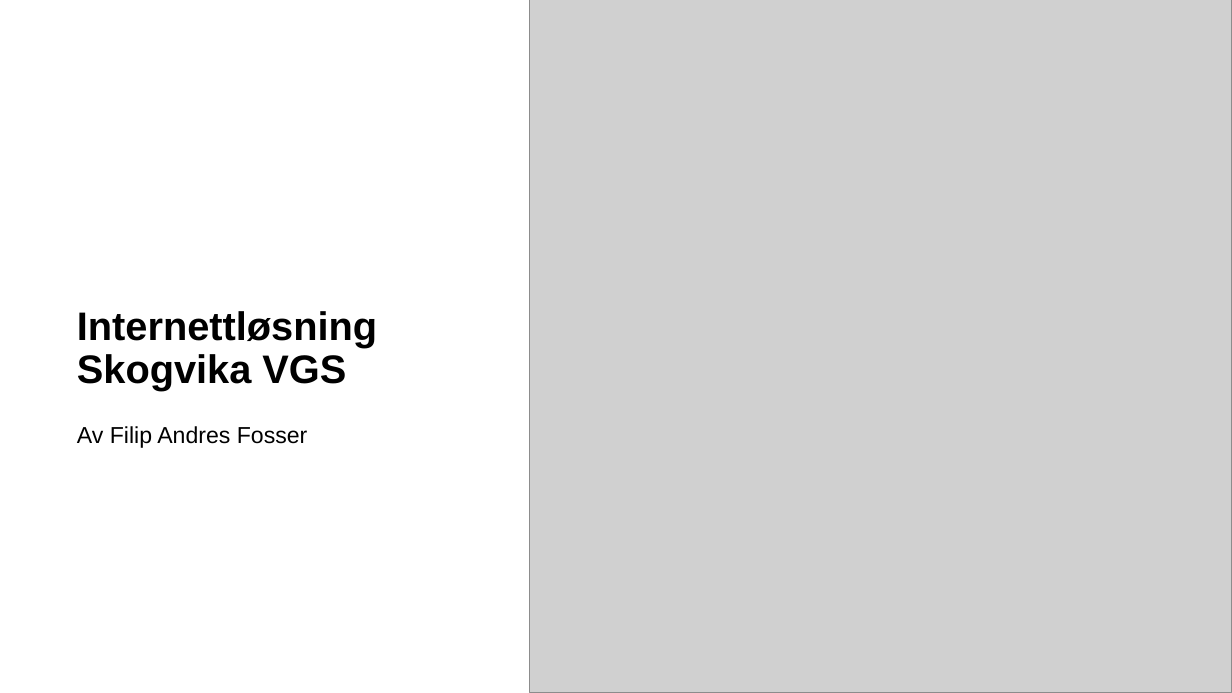
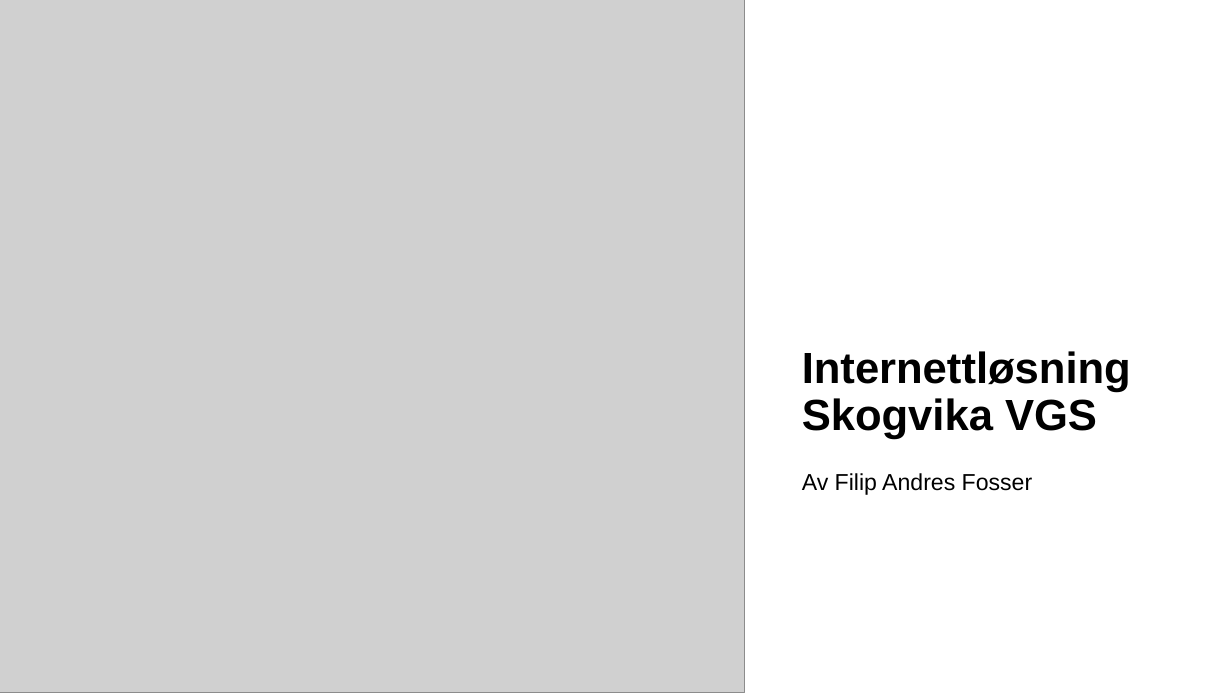
Before and after one commit to FREssof/eksamen-2025--skogvika-VGS-, a slide deck: slide 1 of driftstøtte(internettoppsett)/inernettoppsett.pptx. Drawn at 1232x693 pixels with LibreOffice and Linux fonts; fonts in the diff are those of the drawing; grey boxes stand for pictures. Boxes give left, top, right and bottom in pixels: in the first picture for what was removed or moved away, otherwise in the second. Text is boxed around its words. In the diff, an @@ line names an element or a change of style, - is before the commit and + after.

```diff
--- a/driftstøtte(internettoppsett)/inernettoppsett.pptx
+++ b/driftstøtte(internettoppsett)/inernettoppsett.pptx
@@ picture resized from (x1=530, y1=0, x2=1232, y2=693) to (x1=0, y1=0, x2=745, y2=693) @@
@@ title "Internettløsning Skogvika VGS" moved from (x1=77, y1=311, x2=377, y2=390) to (x1=802, y1=351, x2=1131, y2=439) @@
@@ title "Internettløsning Skogvika VGS" at (x1=802, y1=351, x2=1131, y2=439): size 31 to 34 pt @@
@@ subtitle "Av Filip Andres Fosser" moved from (x1=77, y1=426, x2=308, y2=448) to (x1=802, y1=473, x2=1033, y2=495) @@
```
Also in this commit, not shown: 1 other slide changed, 9 slides added, 12 other files.
